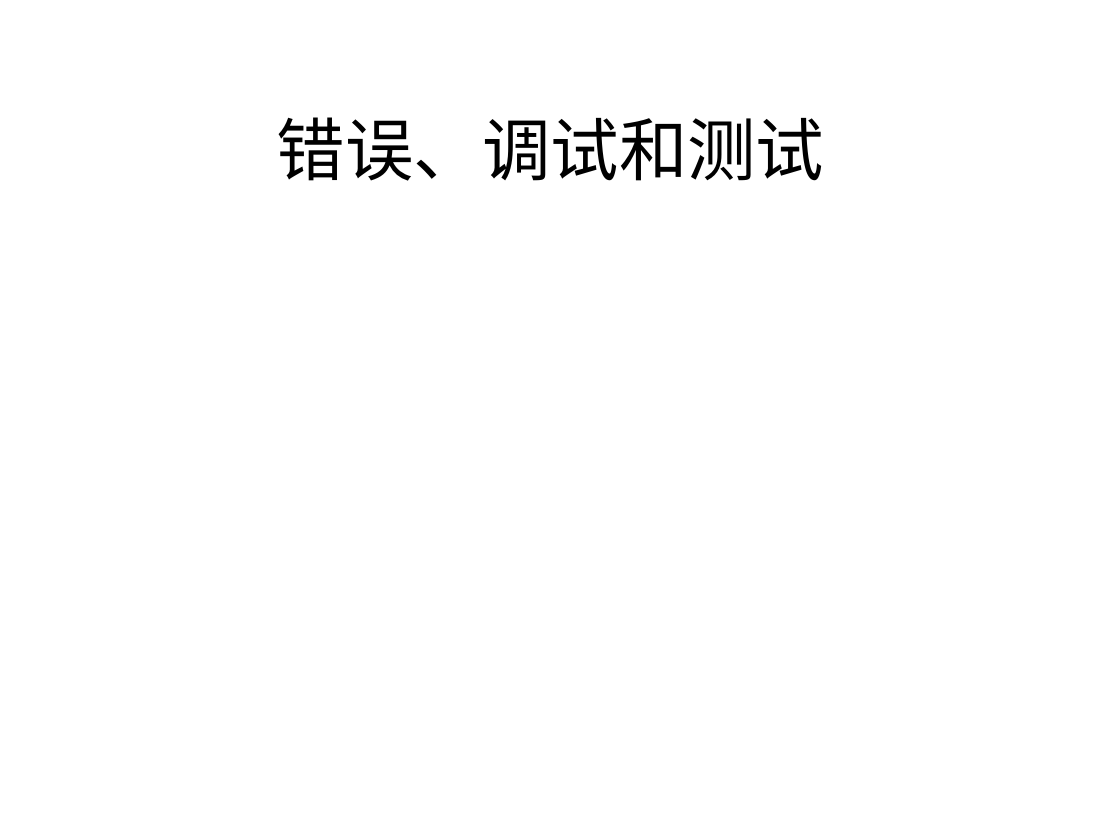
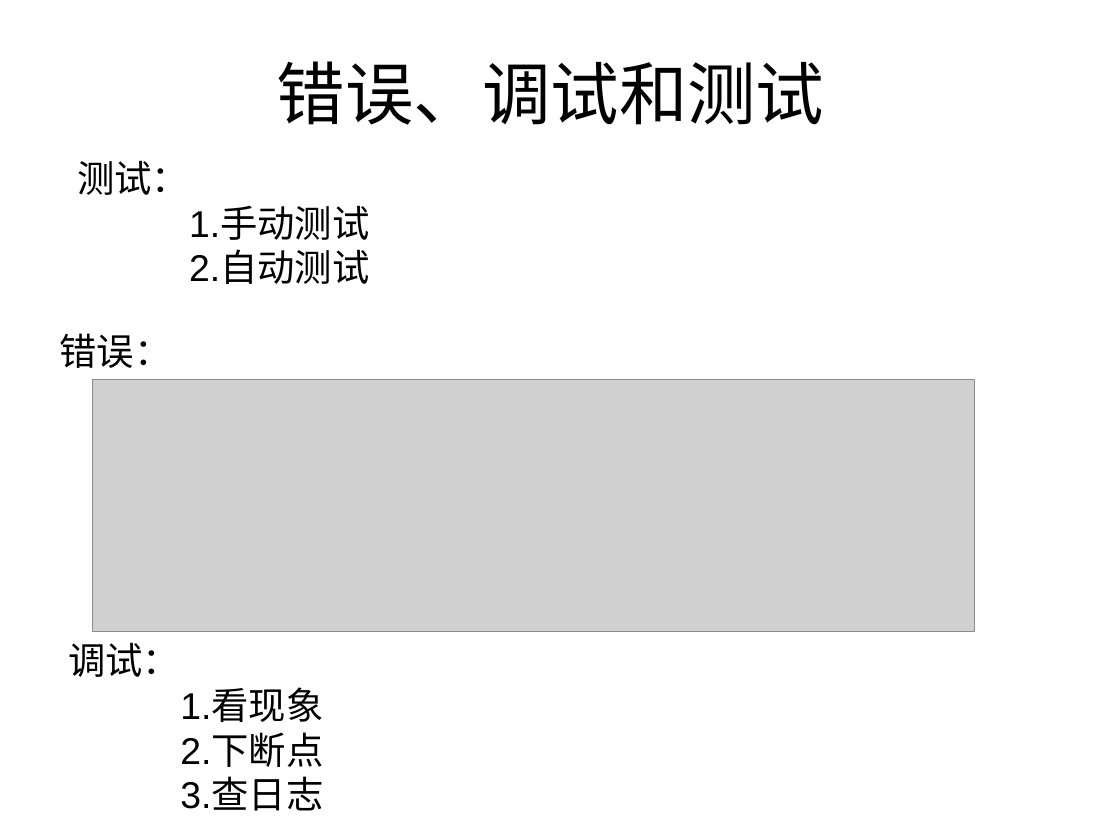
Before and after one commit to zhinan18/Python3, a slide deck: slide 29 of readme/python3_Advanced.pptx. Drawn at 1120x840 pixels with LibreOffice and Linux fonts; fonts in the diff are those of the drawing; grey boxes stand for pictures. Boxes give left, top, right and bottom in pixels: in the first picture for what was removed or moved away, otherwise in the second. Text is boxed around its words. In the diff, an @@ line names an element or a change of style, - is before the commit and + after.

```diff
--- a/readme/python3_Advanced.pptx
+++ b/readme/python3_Advanced.pptx
@@ title "错误、调试和测试": place and size @@
-title "错误、调试和测试" at [277, 117, 824, 181]
+title "错误、调试和测试" at [277, 61, 824, 125]
@@ text added at [77, 160, 369, 284], 24 pt, text #000000 @@
+测试：
+1.手动测试
+2.自动测试
@@ text added at [59, 333, 171, 368], 24 pt, text #000000 @@
+错误：
@@ picture added at [93, 380, 974, 632] @@
@@ text added at [68, 642, 323, 811], 24 pt, text #000000 @@
+调试：
+1.看现象
+2.下断点
+3.查日志
```
Also in this commit, not shown: 2 other slides changed, 5 other files.
